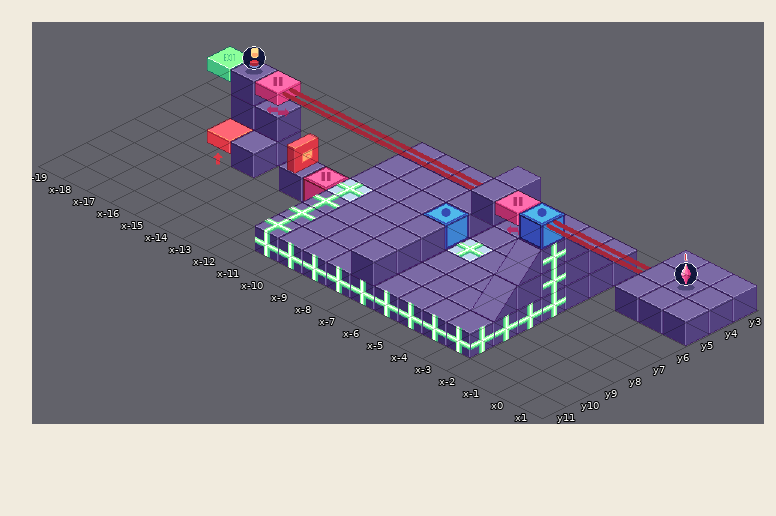
Tiled map, stored at Design/QhipanTiled/Habitacion B.tmx. That is the earlier state.
Cells are 64x32 px. Isometric: x runs down to the right, y down to the left. Shown: x -19..1, y 3..11.
And afterwards:
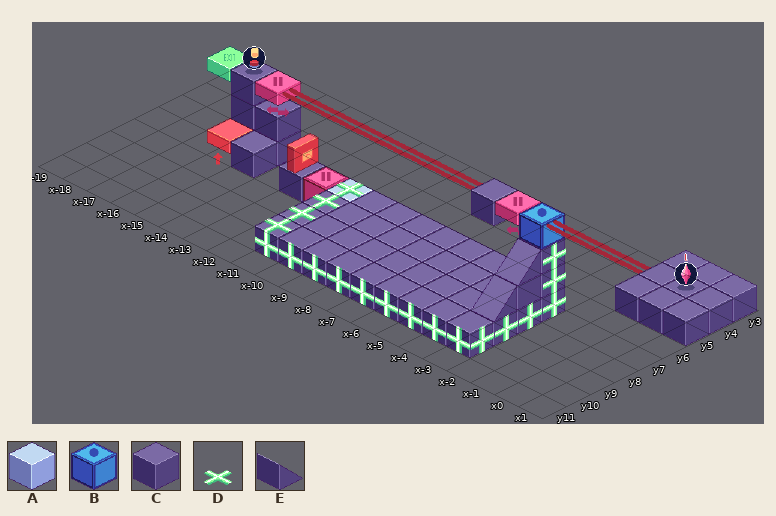
Key: from "Tileset1": A 0 "ProSticker", B 1 "Switchable-On", C 8 "Anti-Sticker", D 23 "Cable", E 48 "Rampa".
_ is an empty cell.
Change:
{"where": "layer \"P0\""}
{"y":4,"x":-11,"old":"CCCCCCCCC","new":"_________"}
{"y":5,"x":-11,"old":"CCCCCCCCC","new":"_________"}
{"y":6,"x":-11,"old":"CCCCCCCCC","new":"_________"}
{"y":7,"x":-6,"old":"A","new":"C"}
{"where": "layer \"P1\""}
{"y":3,"x":-8,"old":"C","new":"_"}
{"y":4,"x":-8,"old":"C","new":"_"}
{"y":4,"x":-4,"old":"E","new":"_"}
{"y":5,"x":-8,"old":"C","new":"_"}
{"y":5,"x":-4,"old":"C","new":"_"}
{"y":6,"x":-8,"old":"BD","new":"__"}
{"y":7,"x":-8,"old":"C","new":"_"}
{"y":8,"x":-8,"old":"C","new":"_"}
{"y":9,"x":-8,"old":"C","new":"_"}
{"where": "layer \"P2\""}
{"y":4,"x":-5,"old":"E","new":"_"}
{"label":"changed","picture_box":[351,142,637,310]}
